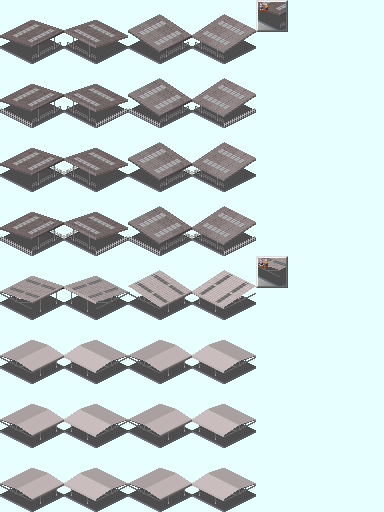
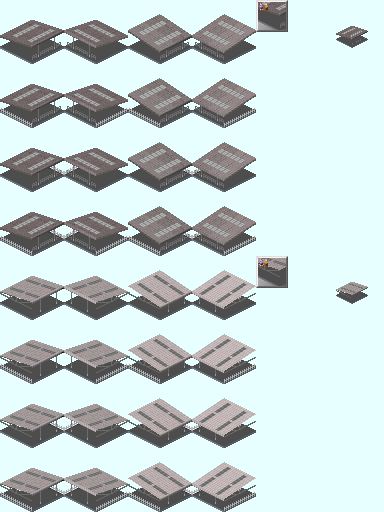
Layered file, before and after one edit (w=384, h=512). Changes by layer:
added group "3_Top_GD" with 16 layers in group "3_TOP" over <box>0,462,256,501</box>
added group "3_TOP_B #3" with 3 layers in group "3_Top_GD" over <box>64,468,128,496</box>
added group "3_TOP_R #3" with 3 layers in group "3_Top_GD" over <box>128,462,192,501</box>
added group "3_TOP_F #3" with 3 layers in group "3_Top_GD" over <box>192,462,256,501</box>
added group "3_TOP_L #3" with 3 layers in group "3_Top_GD" over <box>0,468,64,496</box>
added group "3_Top_GC" with 16 layers in group "3_TOP" over <box>0,398,256,437</box>
added group "3_TOP_R #2" with 3 layers in group "3_Top_GC" over <box>128,398,192,437</box>
added group "3_TOP_F #2" with 3 layers in group "3_Top_GC" over <box>192,398,256,437</box>
added group "3_Top_GB" with 16 layers in group "3_TOP" over <box>0,334,256,373</box>
added group "3_TOP_R #1" with 3 layers in group "3_Top_GB" over <box>128,334,192,373</box>
added group "3_TOP_F #1" with 3 layers in group "3_Top_GB" over <box>192,334,256,373</box>
added group "Fence2" with 24 layers in group "レイヤーグループ #2" over <box>0,364,256,511</box>
added group "FR コピー #3" with 2 layers in group "Fence2" over <box>128,492,256,511</box>
added group "FR コピー #4" with 2 layers in group "Fence2" over <box>0,492,128,511</box>
added group "FR コピー #5" with 2 layers in group "Fence2" over <box>128,364,256,383</box>
added group "FR #1" with 2 layers in group "Fence2" over <box>0,364,128,383</box>
added group "レイヤーグループ #3" with 4 layers in group "Base" over <box>0,282,256,511</box>
added layer "レイヤーグループ コピー #2" in group "レイヤーグループ #3" over <box>0,468,256,511</box>
added layer "レイヤーグループ コピー #1" in group "レイヤーグループ #3" over <box>0,404,256,437</box>
moved "レイヤーグループ コピー" into group "レイヤーグループ #3", painted on it over <box>0,340,256,511</box>
moved "レイヤーグループ" into group "レイヤーグループ #3", painted on it over <box>0,282,256,383</box>
…and 67 more changes (63 added, 2 painted, 2 stack)
